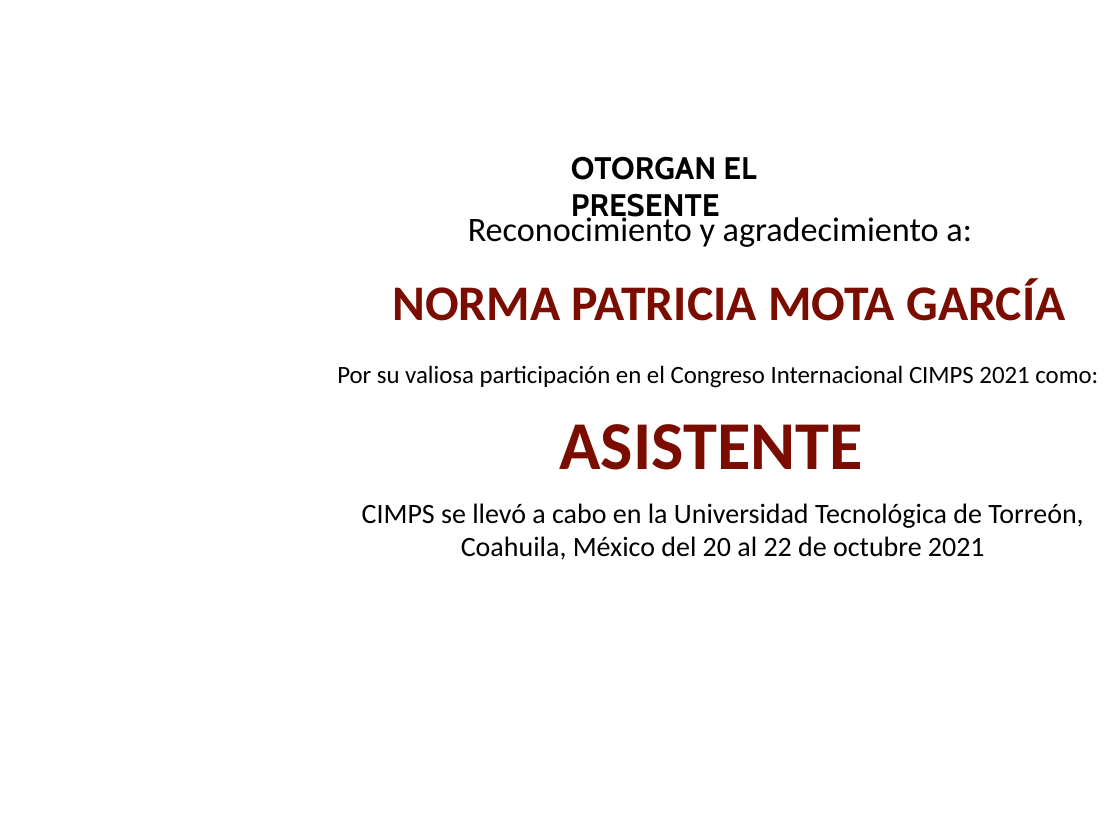
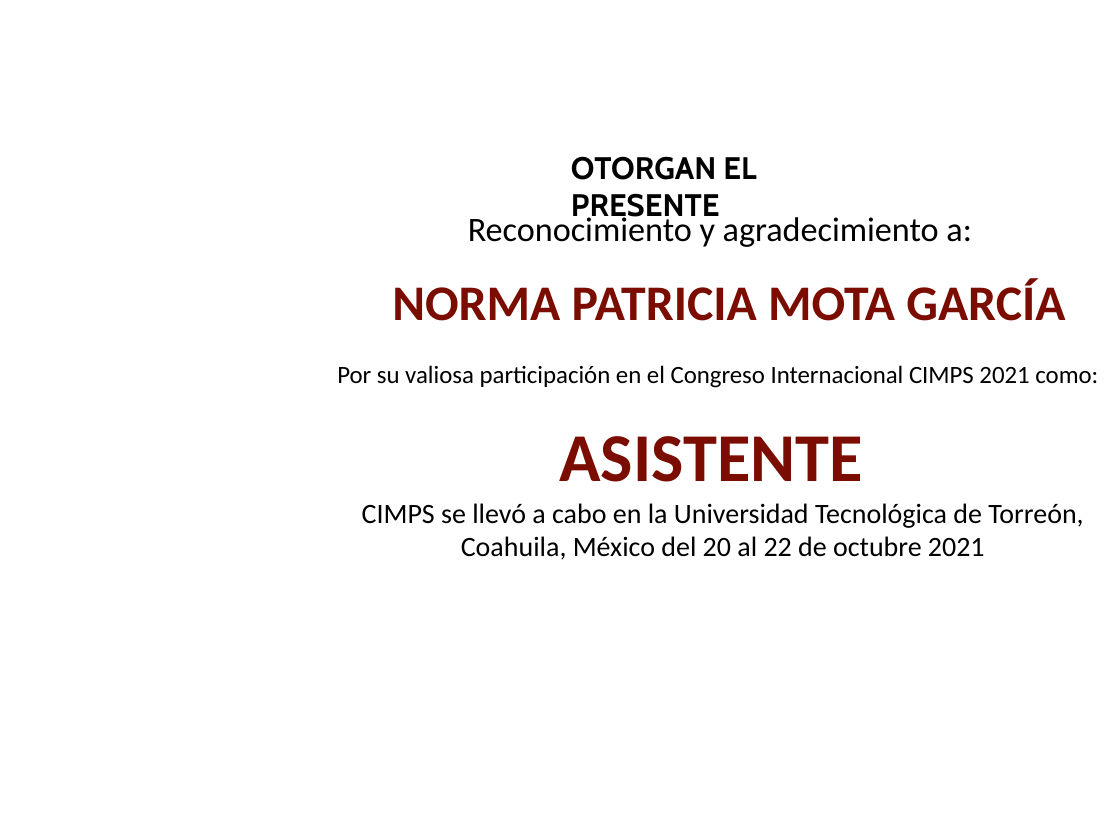
Before and after one commit to Master-Git-Hack/CIMPS, a slide deck: slide 1 of src/templates/original.pptx. Drawn at 1120x840 pixels with LibreOffice and Linux fonts; fonts in the diff are those of the drawing; background and template pictures are left out. Boxes give left, top, right and bottom in pixels: in the first picture for what was removed or moved away, otherwise in the second. Text is boxed around its words. In the diff, an @@ line names an element or a change of style, - is before the commit and + after.

```diff
--- a/src/templates/original.pptx
+++ b/src/templates/original.pptx
@@ text "ASISTENTE": place and size @@
-text "ASISTENTE" at [559,424,862,470]
+text "ASISTENTE" at [559,436,862,482]
```
Also in this commit, not shown: 14 other files.
